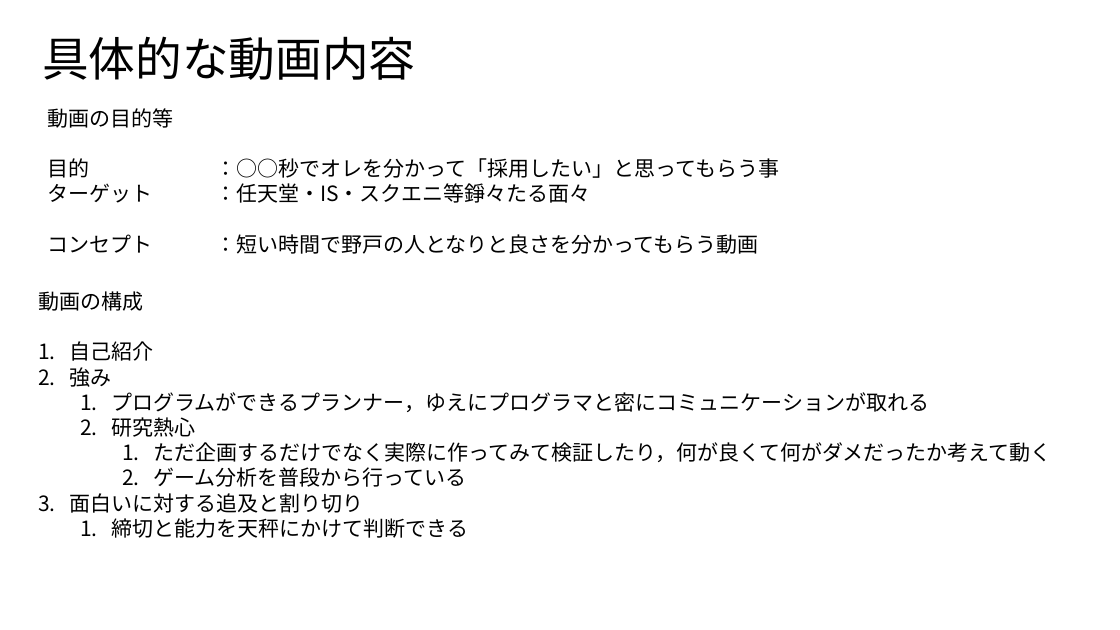
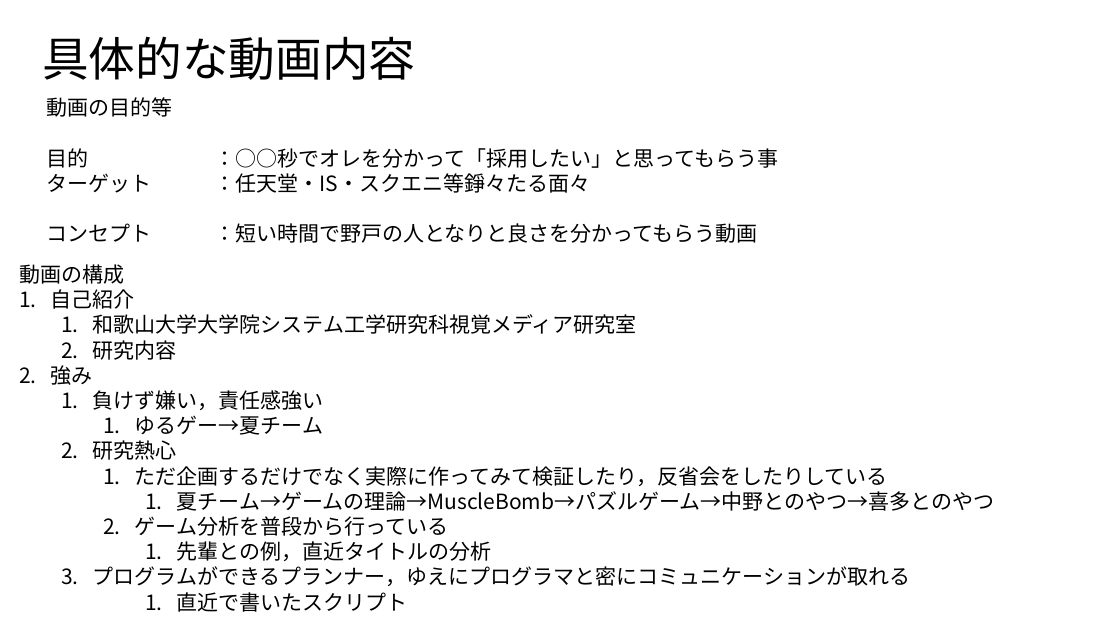
Before and after one commit to NottyAce/NotoWebSite, a slide deck: slide 6 of サイト設計図.pptx. Drawn at 1120x630 pixels with LibreOffice and Linux fonts; fonts in the diff are those of the drawing. Boxes give left, top, right and bottom in pixels: in the first picture for what was removed or moved away, otherwise in the second. Text is boxed around its words. In the diff, an @@ line names an element or a change of style, - is before the commit and + after.

Commit message:
スライドと名刺の追加
スライドと名刺を追加した
一旦リモートへ

```diff
--- a/サイト設計図.pptx
+++ b/サイト設計図.pptx
@@ text "動画の目的等": place and size @@
-text "動画の目的等" at <box>47,108,779,254</box>
+text "動画の目的等" at <box>47,97,779,243</box>
@@ text "動画の構成": place and size @@
-text "動画の構成" at <box>38,291,1052,538</box>
+text "動画の構成" at <box>19,264,995,612</box>
@@ text at <box>93,314,637,360</box>: paragraphs added @@
+  1. 和歌山大学大学院システム工学研究科視覚メディア研究室
+  2. 研究内容
@@ text at <box>93,390,995,561</box>: paragraphs added @@
+  1. 負けず嫌い，責任感強い
+    1. ゆるゲー→夏チーム
+  2. 研究熱心
+    1. ただ企画するだけでなく実際に作ってみて検証したり，反省会をしたりしている
+      1. 夏チーム→ゲームの理論→MuscleBomb→パズルゲーム→中野とのやつ→喜多とのやつ
+    2. ゲーム分析を普段から行っている
+      1. 先輩との例，直近タイトルの分析
@@ text at <box>177,592,408,612</box>: text changed @@
-  2. 研究熱心
-    1. ただ企画するだけでなく実際に作ってみて検証したり，何が良くて何がダメだったか考えて動く
-    2. ゲーム分析を普段から行っている
-3. 面白いに対する追及と割り切り
-  1. 締切と能力を天秤にかけて判断できる
+      1. 直近で書いたスクリプト
```
Also in this commit, not shown: 1 other slide changed, 9 other files.
